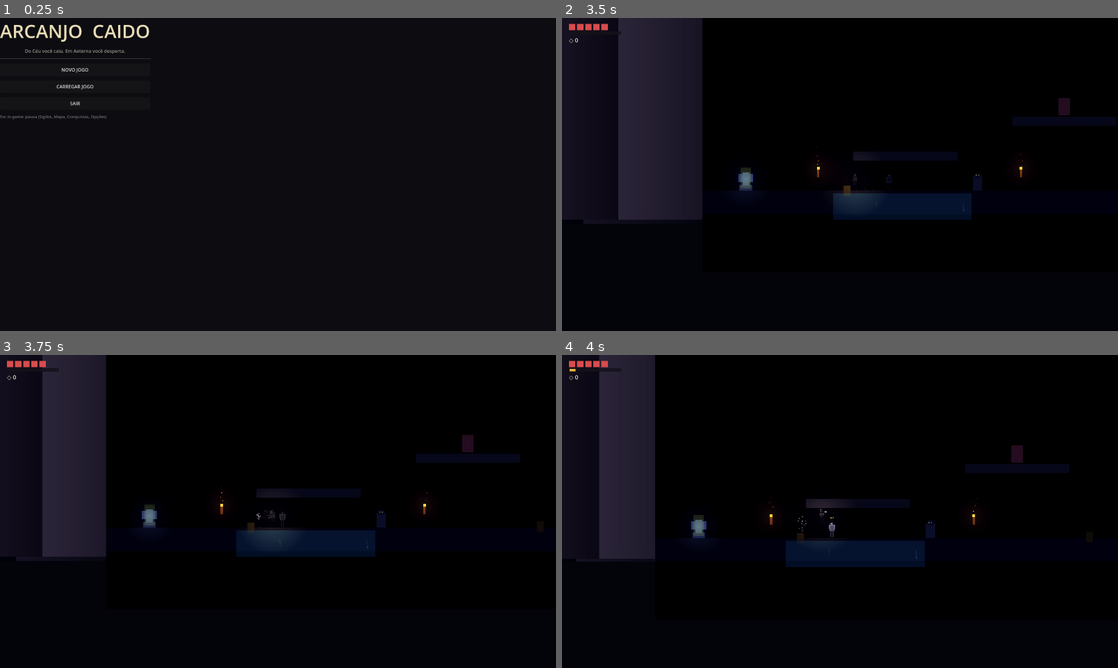
Above: before the commit, frames 1-4 (two rows, left to right).
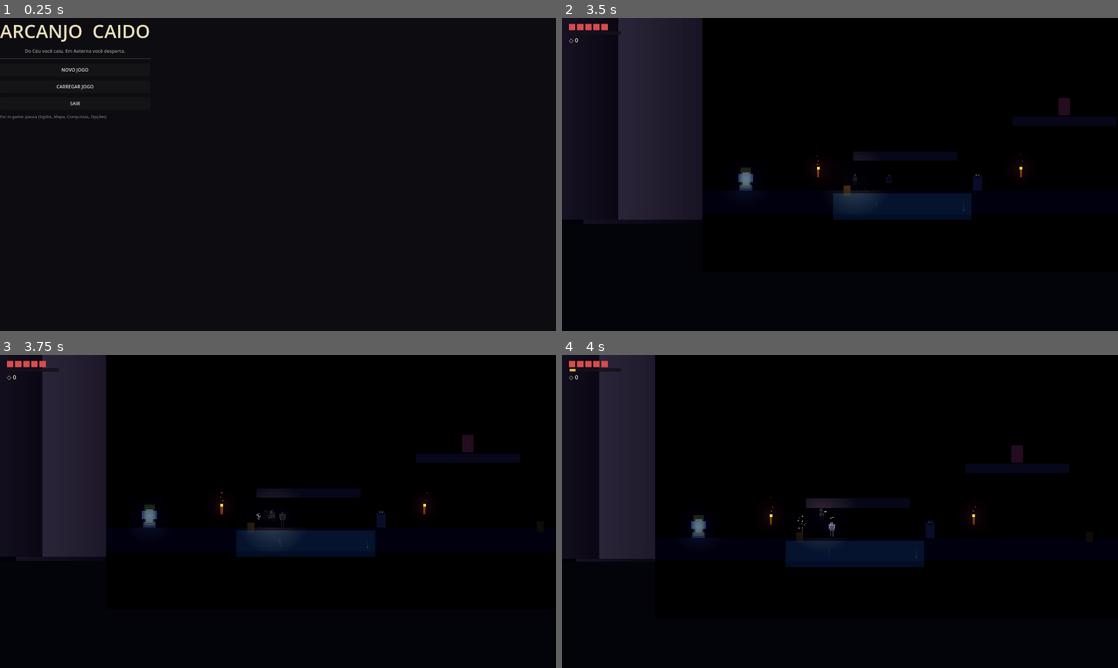
Above: after the commit, the same moments.

Repository: LucasdoCondo/Arcanjo-Caido
Game: Godot game, scene res://scenes/ui/menu_principal.tscn
Same seed, same stepped clock (60 frames per second), same inputs: the game is played once before the commit and once after it.
Inputs:
- Up to frame 1 (0.25 s): no input
- Up to frame 2 (3.5 s): click "NOVO JOGO" at 0.5 s; tap Enter at 1.25 s; hold D (move_right) 1.28-2.78 s; tap J (attack) at 1.35, 2.3, 2.85 s; tap Space (jump) at 1.52, 2.27 s; tap F (heal) at 1.55, 2.1, 3.05 s; hold A (move_left) from 2.78 s (still down)
- Up to frame 3 (3.75 s): release A (move_left) at 3.53 s; hold D (move_right) from 3.53 s (still down); tap Shift (dash) at 3.6 s
- Up to frame 4 (4 s): keep holding D (move_right); tap Space (jump) at 3.77 s; tap J (attack) at 3.8 s

Frames 1-3 are identical in both runs. In frame 4, less than 0.1% of the frame differs, in the area x 23-75%, y 45-68%.
Error in both runs: Invalid access to property or key 'linear_velocity' on a base object of type 'CharacterBody2D (PlayerController)'. (res://scripts/player/cape.gd:49)

Commit message:
Passo 19-20: triggers de audio completos e camera shake integrado
- AudioManager: sons sintetizados step/land/hit expostos nos triggers do player (pulo, aterrissagem, dash, pogo, golpe, chama drain, vaso quebrado, wall slide)

- Player: som de passos com cadencia, som de aterrissagem no impacto, pogo, ground pound, chama drain e heal

- DestructibleProp: quebra de vasos chama AudioManager.sfx('vase_break')

- CombatManager: get_shake_offset() + PlayerCamera soma ao look-ahead (sem conflito entre os dois sistemas)

- Player.shake_camera delega para CombatManager (mantendo API usada pelo MammonBoss)

Diff:
--- a/scripts/core/audio_manager.gd
+++ b/scripts/core/audio_manager.gd
@@ -181,10 +181,12 @@
 	_sounds = {
 		"jump": _make_tone(520.0, 0.16, "square", 0.3),
 		"dash": _make_tone(300.0, 0.14, "saw", 0.28),
+		"step": _make_tone(140.0, 0.06, "noise", 0.2),
+		"land": _make_tone(130.0, 0.11, "noise", 0.3),
+		"hit": _make_tone(660.0, 0.09, "square", 0.26),
 		"sword": _make_tone(900.0, 0.09, "noise", 0.32),
 		"hurt": _make_tone(170.0, 0.3, "square", 0.45),
 		"coin": _make_tone(1250.0, 0.12, "sine", 0.35),
-		"step": _make_tone(140.0, 0.06, "noise", 0.2),
 		"death": _make_tone(110.0, 0.6, "saw", 0.45),
 		"heal": _make_tone(660.0, 0.4, "sine", 0.35),
 		"unlock": _make_tone(880.0, 0.5, "sine", 0.4),
@@ -208,8 +210,12 @@
 func _setup_pitch_variation() -> void:
 	# ⚠️ ADICIONE AQUI os sons que devem ter pitch variation:
 	# Basta adicionar o nome do som ao dicionário com o range desejado.
+	# Passo 19: aplica pitch variation nos sons de passos/aterrissagem/acerto
+	# (já cobertos pelos intervalos e hits — pitch variação evita fadiga).
 	_pitch_var_sounds = {
 		"step": Vector2(0.88, 1.12),    # passos: variação ampla
+		"land": Vector2(0.90, 1.10),    # aterrissagem: variação média
+		"hit": Vector2(0.92, 1.08),     # acerto de golpe: variação sutil
 		"sword": Vector2(0.92, 1.08),   # lâminas: variação sutil
 		"jump": Vector2(0.95, 1.05),    # pulo: variação mínima
 		"dash": Vector2(0.90, 1.10),    # dash: variação média
--- a/scripts/core/combat_manager.gd
+++ b/scripts/core/combat_manager.gd
@@ -25,6 +25,7 @@
 var _shake_intensity: float = 0.0
 var _shake_duration: float = 0.0
 var _shake_seed: float = 0.0
+var _shake_offset: Vector2 = Vector2.ZERO  ## Offset calculado (consumido pelo PlayerController)
 var _camera: Camera2D = null
 
 
@@ -39,17 +40,24 @@
 		if _hit_stop_timer <= 0.0:
 			Engine.time_scale = 1.0
 
-	# Camera Shake: aplica offset com Perlin noise
+	# Camera Shake: CALCULA o offset com Perlin noise e decay exponencial.
+	# NOTA: nao aplicamos direto em _camera.offset aqui - o PlayerController
+	# soma get_shake_offset() ao look-ahead (sem conflito entre os sistemas).
 	if _shake_timer > 0.0:
 		_shake_timer -= delta
-		if _camera != null:
-			var progress := 1.0 - (_shake_timer / _shake_duration)
-			var decay := pow(2.0, -3.0 * progress)  # Decay exponencial suave
-			var offset_x := _perlin_noise(_shake_seed, progress * 5.0) * _shake_intensity * decay
-			var offset_y := _perlin_noise(_shake_seed + 100.0, progress * 5.0) * _shake_intensity * decay
-			_camera.offset = Vector2(offset_x, offset_y)
+		var progress := 1.0 - (_shake_timer / _shake_duration)
+		var decay := pow(2.0, -3.0 * progress)  # Decay exponencial suave
+		var offset_x := _perlin_noise(_shake_seed, progress * 5.0) * _shake_intensity * decay
+		var offset_y := _perlin_noise(_shake_seed + 100.0, progress * 5.0) * _shake_intensity * decay
+		_shake_offset = Vector2(offset_x, offset_y)
 		if _shake_timer <= 0.0:
-			_camera.offset = Vector2.ZERO
+			_shake_offset = Vector2.ZERO
+
+
+## Retorna o offset de tremor calculado no _process (Perlin + decay).
+## O PlayerController soma este valor ao look-ahead da camera.
+func get_shake_offset() -> Vector2:
+	return _shake_offset
 
 
 # ---------------------------------------------------------------------------
--- a/scripts/player/player_controller.gd
+++ b/scripts/player/player_controller.gd
@@ -71,6 +71,12 @@
 @export var ghost_lifetime: float = 0.3         ## Duração do fade-out (s)
 
 # ---------------------------------------------------------------------------
+# PASSO 19: TRIGGERS DE ÁUDIO — cadências de SFX no player
+# ---------------------------------------------------------------------------
+@export_group("Trigger de Passos (Passo 19)")
+@export var step_interval: float = 0.24         ## Cadência do som "step" ao correr no chão
+
+# ---------------------------------------------------------------------------
 # PULO (altura variável + coyote time + buffer)
 # ---------------------------------------------------------------------------
 @export_group("Pulo")
@@ -160,8 +166,6 @@
 var _gp_hover_timer: float = 0.0
 var _hook_target: Node2D = null
 var _hook_timer: float = 0.0
-var _shake_time: float = 0.0
-var _shake_intensity: float = 0.0
 var _was_airborne: bool = false
 var _look_offset: Vector2 = Vector2.ZERO
 var _parry_timer: float = 0.0       ## Janela de parry ativa
@@ -179,6 +183,7 @@
 var _cape: Cape2D = null                  ## Capa física (juntas) criada no _ready
 var _dust_fx: CPUParticles2D = null        ## Poeira dos pés (Passo 17)
 var _ghost_timer: float = 0.0              ## Acumulador para os afterimages do dash
+var _step_timer: float = 0.0              ## Passo 19: cadencia do som de passos
 
 # --- Combate (Passo 2) ---
 var _attack_dir: Direction = Direction.NEUTRAL
@@ -318,6 +323,8 @@
 			_landing_pending = true
 			var fall_factor := clampf(absf(_fall_impact_speed) * squash_fall_factor, 0.4, 1.3)
 			_apply_squash(false, fall_factor)
+			# Passo 19: som de aterrissagem (só no impacto principal, não duplicado).
+			AudioManager.sfx("land")
 		# Passo 17: nuvem de poeira ao aterrissar (reforza o impacto).
 		if _dust_fx:
 			_dust_fx.restart()
@@ -341,6 +348,13 @@
 	# Passo 17: poeira dos pés ao correr no chão.
 	if _dust_fx:
 		_dust_fx.emitting = is_on_floor() and state == State.WALK and absf(velocity.x) > 60.0
+
+	# Passo 19: som de passos com cadência (pitch variation automática).
+	if state == State.WALK and is_on_floor() and absf(velocity.x) > 60.0:
+		_step_timer -= delta
+		if _step_timer <= 0.0:
+			_step_timer = step_interval
+			AudioManager.sfx("step")
 
 
 # ===========================================================================
@@ -613,6 +627,7 @@
 
 		if hit_something:
 			_gain_chama(chama_por_golpe)
+			AudioManager.sfx("hit")  ## Passo 19: acerto de golpe no inimigo
 			CombatManager.hit_stop(false)  ## Passo 20: hit stop no acerto
 			CombatManager.camera_shake(2.0, 0.08)  ## Passo 20: tremor leve
 
@@ -633,6 +648,8 @@
 				velocity.y = pogo_force
 				# Passo 16: rebate com uma leve esticada (impulso elástico).
 				_apply_squash(true, 0.7)
+				# Passo 19: SFX do pogo strike (rebate sonoro da lâmina).
+				AudioManager.sfx("pogo")
 				# Permite encadear outro pogo imediatamente (estilo HK).
 				_hits_this_swing.clear()
 				return
@@ -662,6 +679,12 @@
 	velocity.x = 0.0
 	velocity.y = minf(velocity.y + gravity * delta, wall_slide_speed)
 
+	# Passo 19: som de atrito na parede (com cadência).
+	_step_timer -= delta
+	if _step_timer <= 0.0:
+		_step_timer = step_interval
+		AudioManager.sfx("wall_slide")
+
 	# Salta da parede (para longe dela).
 	if jump_buffer_timer > 0.0:
 		_do_wall_jump()
@@ -691,6 +714,8 @@
 
 
 func _ground_pound_impact() -> void:
+	# Passo 19: SFX do impacto do Macho de Ferro.
+	AudioManager.sfx("ground_pound")
 	CombatManager.camera_shake(7.0, 0.25)  ## Passo 20: tremor forte
 	CombatManager.hit_stop(true)  ## Passo 20: peso do impacto
 	# Passo 16: achatamento forte — peso do impacto no chão.
@@ -770,9 +795,9 @@
 
 
 ## Tremor de câmera (impactos do Macho de Ferro, transição do chefe etc.).
+## Passo 20: delega ao CombatManager (Perlin + decay + integração com look-ahead).
 func shake_camera(intensity: float, duration: float) -> void:
-	_shake_intensity = intensity
-	_shake_time = duration
+	CombatManager.camera_shake(intensity, duration)
 
 
 func _update_camera_shake(delta: float) -> void:
@@ -783,13 +808,9 @@
 	var target := Vector2(facing * 70.0, -24.0)
 	_look_offset = _look_offset.lerp(target, 1.0 - pow(0.001, delta))
 
-	# Tremor proporcional ao impacto (gerenciado via shake_camera).
-	var shake := Vector2.ZERO
-	if _shake_time > 0.0:
-		_shake_time -= delta
-		shake = Vector2(randf_range(-1.0, 1.0), randf_range(-1.0, 1.0)) * _shake_intensity
-
-	camera.offset = _look_offset + shake
+	# Passo 20: o offset de tremor vem do CombatManager (Perlin + decay),
+	# somado ao look-ahead — sem conflito entre os dois sistemas.
+	camera.offset = _look_offset + CombatManager.get_shake_offset()
 
 
 # ===========================================================================
@@ -813,6 +834,8 @@
 func _start_heal() -> void:
 	_is_healing = true
 	_heal_channel_timer = heal_channel_time
+	# Passo 19: dreno da Chama Negra ao iniciar a canalização da cura.
+	AudioManager.sfx("chama_drain")
 
 
 func _process_heal_channel(delta: float) -> void:
@@ -832,6 +855,8 @@
 	current_health = mini(current_health + heal_amount, max_health)
 	chama_changed.emit(chama_negra, chama_max)
 	health_changed.emit(current_health, max_health)
+	# Passo 19: som de conclusão da cura.
+	AudioManager.sfx("heal")
 
 
 func _cancel_heal() -> void:
--- a/scripts/world/destructible_prop.gd
+++ b/scripts/world/destructible_prop.gd
@@ -31,6 +31,8 @@
 	if destroyed:
 		return
 	destroyed = true
+	# Passo 19: SFX de quebra de vaso/estátua.
+	AudioManager.sfx("vase_break")
 	for i in shards_count:
 		var shard := RigidBody2D.new()
 		shard.global_position = global_position + Vector2(randf_range(-6.0, 6.0), randf_range(-12.0, 0.0))
